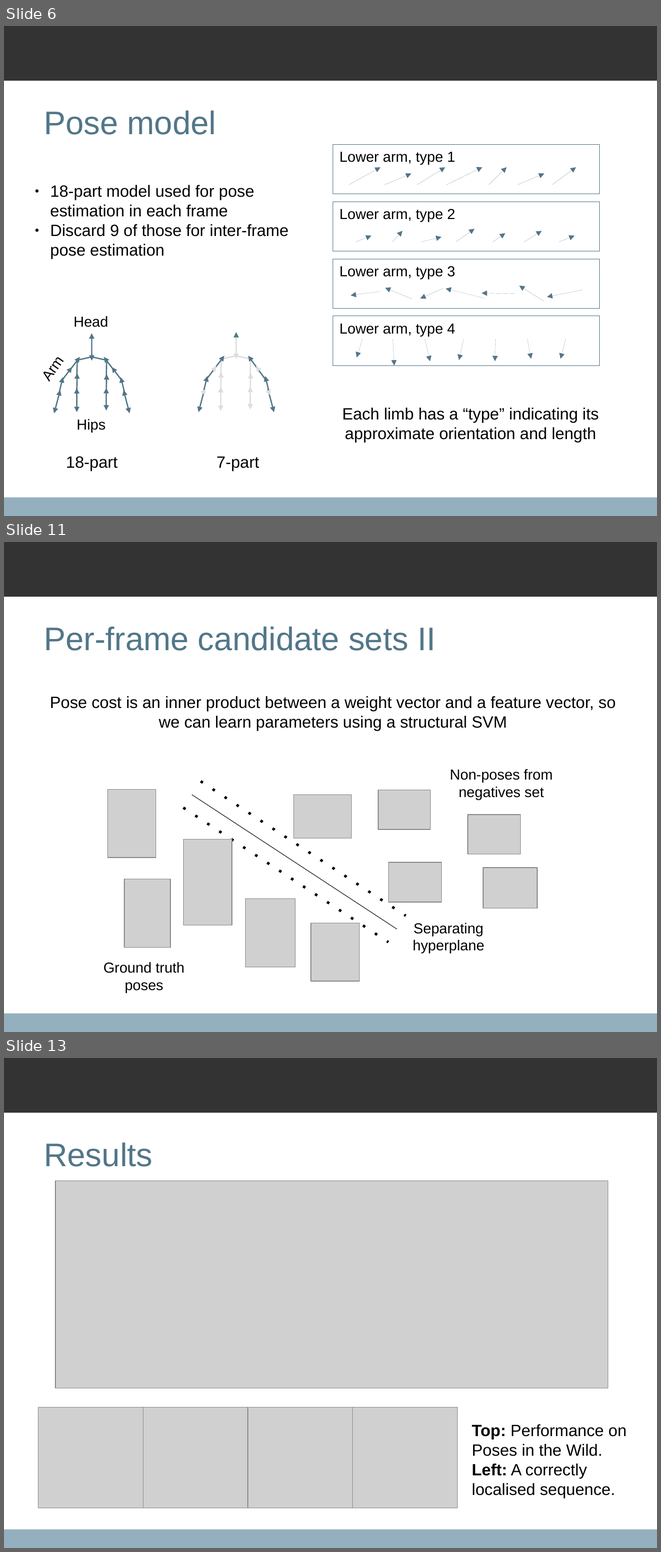
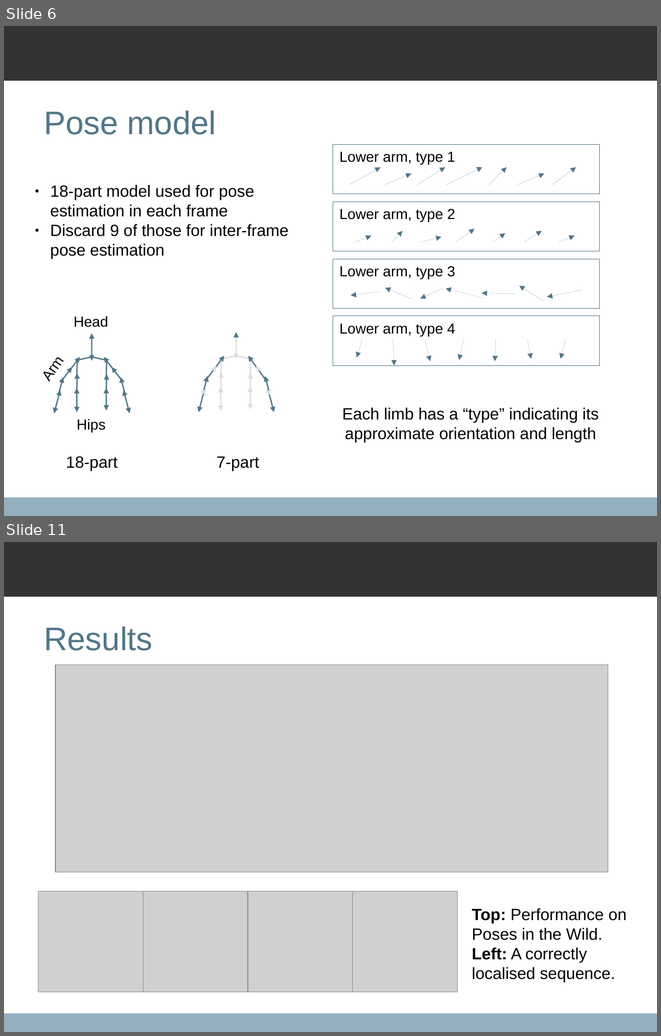
Before and after one commit to qxcv/comp2560, a slide deck: presentation/presentation.odp. Shown one above the other, each under a label of ours: slides 6, 11 and 13 before the commit, slides 6 and 11 after it; the slides between them are not shown. The pictures are 661x1552 and 661x1036 pixels, drawn with LibreOffice and Linux fonts; fonts in the diff are those of the drawing; grey boxes stand for pictures; background and template pictures are left out. Boxes give left, top, right and bottom in pixels: in the first picture for what was removed or moved away, otherwise in the second. Text is boxed around its words. In the diff, an @@ line names an element or a change of style, - is before the commit and + after.

```diff
--- a/presentation/presentation.odp
+++ b/presentation/presentation.odp
@@ slide 11 removed at (4, 542, 657, 1032), background #FFFFFF; not listed: 2 template elements that a slide beside it also shows @@
@@ title removed at (44, 626, 435, 651) @@
-Per-frame candidate sets II
@@ text removed at (50, 696, 616, 730) @@
-Pose cost is an inner product between a weight vector and a feature vector, so we can learn parameters using a structural SVM
@@ text removed at (450, 769, 553, 800) @@
-Non-poses from negatives set
@@ picture removed at (108, 790, 156, 857) @@
@@ line removed from (192, 795) to (397, 929) @@
@@ line removed from (201, 781) to (406, 916) @@
@@ picture removed at (294, 795, 352, 838) @@
@@ picture removed at (378, 790, 430, 829) @@
@@ line removed from (184, 808) to (389, 942) @@
@@ picture removed at (468, 814, 521, 854) @@
@@ picture removed at (184, 839, 232, 925) @@
@@ picture removed at (389, 862, 441, 902) @@
@@ picture removed at (483, 867, 538, 908) @@
@@ picture removed at (124, 879, 170, 947) @@
@@ picture removed at (246, 899, 295, 967) @@
@@ picture removed at (311, 923, 359, 981) @@
@@ text removed at (413, 923, 484, 953) @@
-Separating
-hyperplane
@@ text removed at (104, 962, 185, 993) @@
-Ground truth poses
@@ what was slide 13 is now slide 11 @@
```
Also in this commit, not shown: 4 slides changed, 1 other slide removed.
